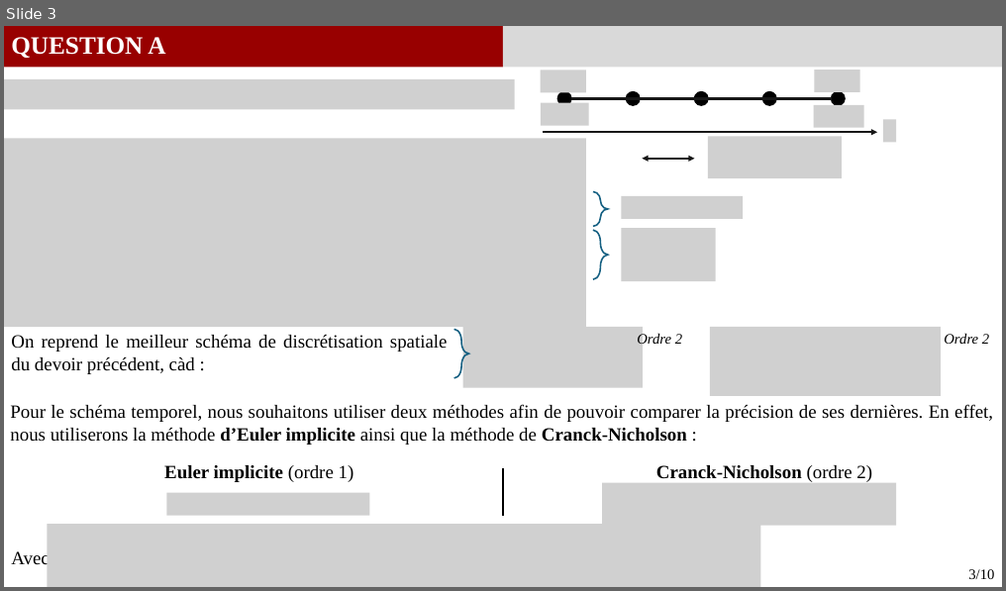
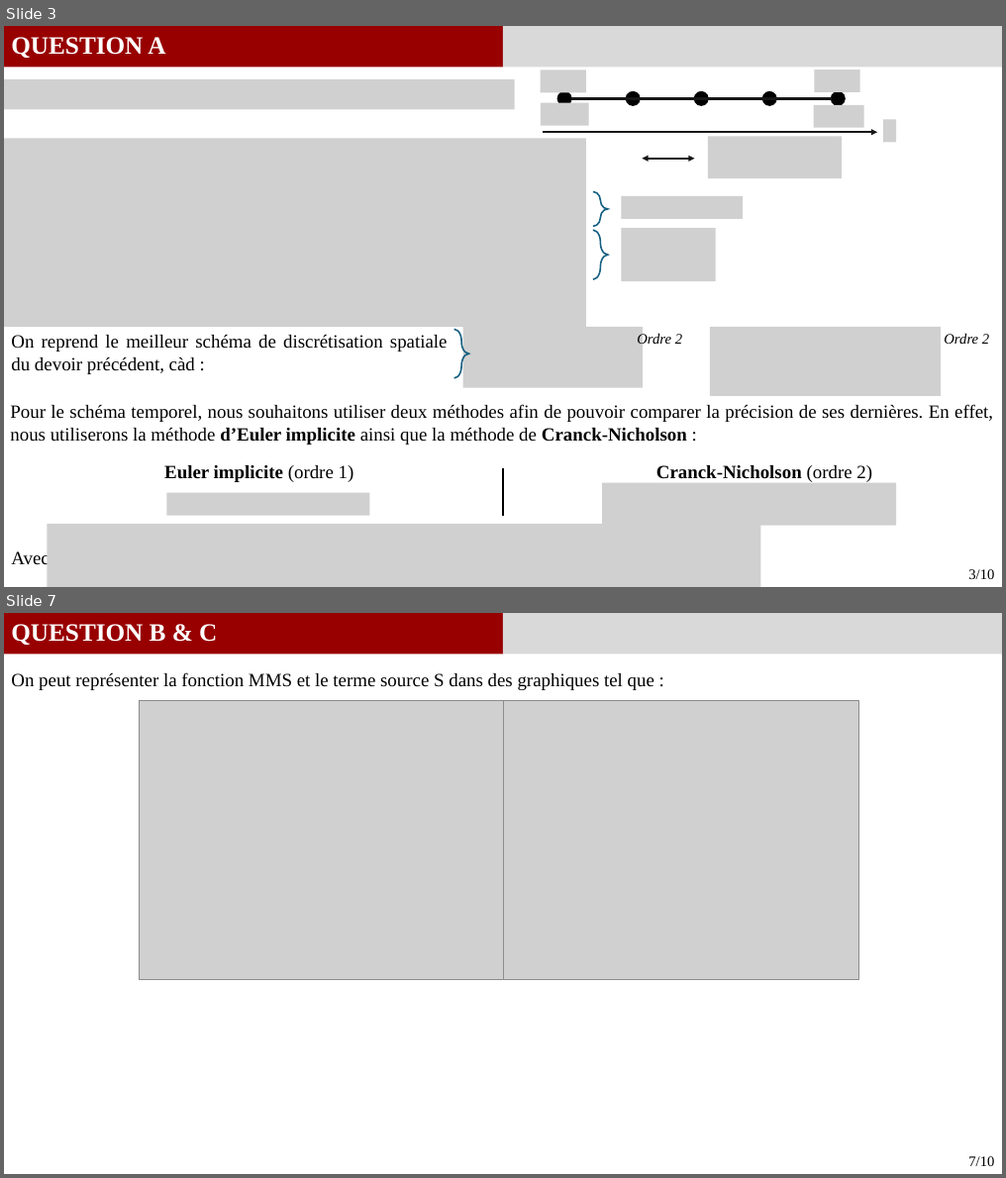
Before and after one commit to GauthierBRUNEL/MEC8211_devoir_2, a slide deck: doc/Rapport_Devoir2.pptx. Shown one above the other, each under a label of ours: slide 3 before the commit, slides 3 and 7 after it; the slides between them are not shown. The pictures are 1006x591 and 1006x1178 pixels, drawn with LibreOffice and Linux fonts; fonts in the diff are those of the drawing; grey boxes stand for pictures. Boxes give left, top, right and bottom in pixels: in the first picture for what was removed or moved away, otherwise in the second. Text is boxed around its words. In the diff, an @@ line names an element or a change of style, - is before the commit and + after.

Commit message:
MAJ Script + PP
Questions A / B / C

```diff
--- a/doc/Rapport_Devoir2.pptx
+++ b/doc/Rapport_Devoir2.pptx
@@ slide 7 added at [4,613,1002,1174], background #FFFFFF @@
@@ rectangle added at [4,613,503,655], fill #980000 @@
@@ text added at [11,624,217,645], 24 pt, text #FFFFFF, bold @@
+QUESTION B & C
@@ rectangle added at [503,613,1002,655], fill #D9D9D9 @@
@@ text added at [11,672,654,690], 18 pt, text #000000 @@
+On peut représenter la fonction MMS et le terme source S dans des graphiques tel que :
@@ picture added at [139,700,503,980] @@
@@ picture added at [503,700,859,980] @@
@@ text added at [968,1157,994,1166], 14 pt, text #000000 @@
+7/10
```
Also in this commit, not shown: 3 slides changed, 1 other slide added, 3 slides removed, 1 other file.
